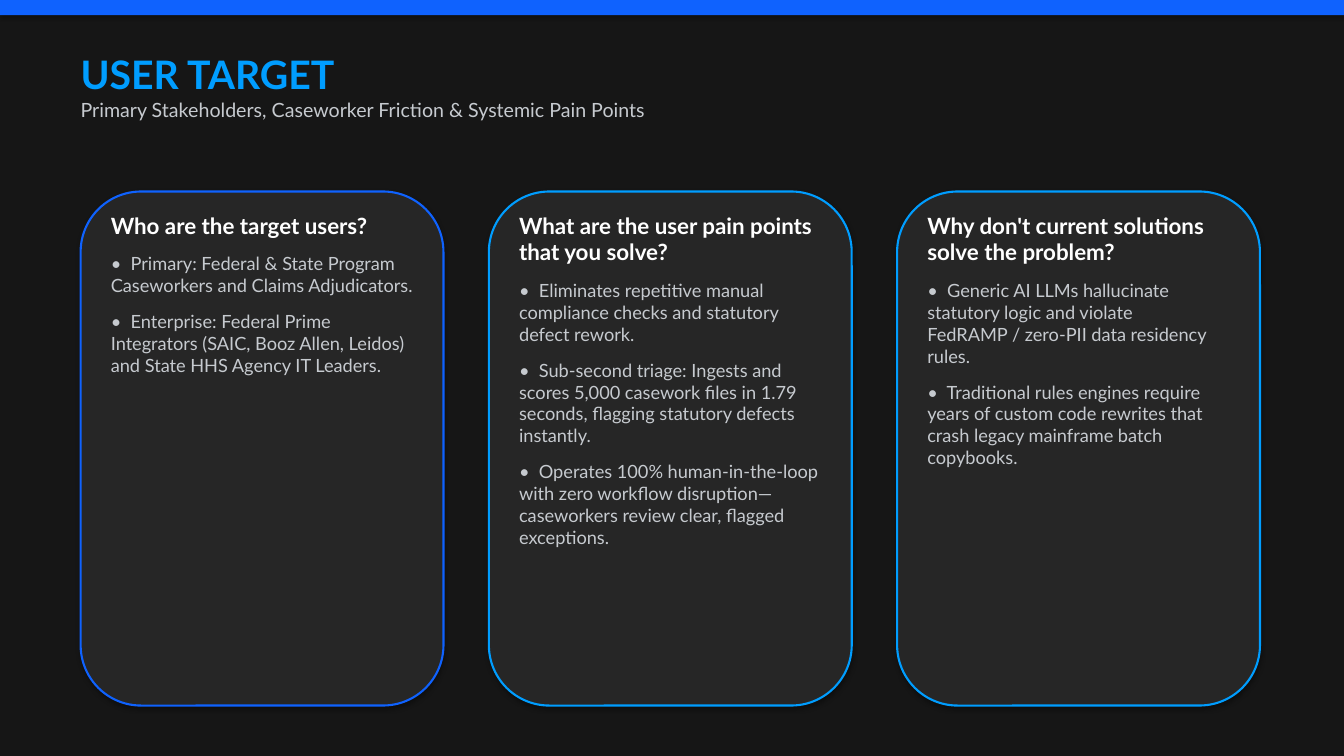
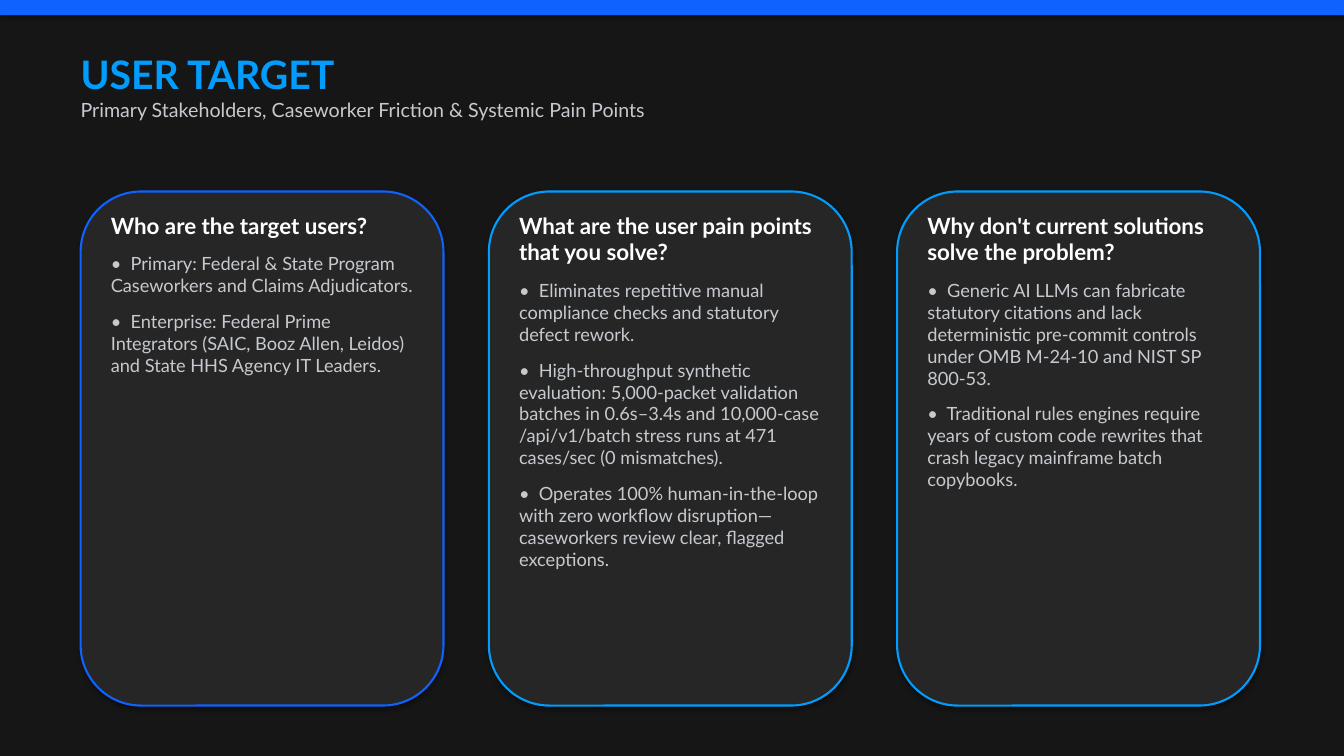
Before and after one commit to tbullitt18-collab/asce-technologies, a slide deck: slide 2 of ibm-skillsbuild-ell-2026/ASCE_IBM_SkillsBuild_Showcase_Presentation.pptx. Drawn at 1344x756 pixels with LibreOffice and Linux fonts; fonts in the diff are those of the drawing. Boxes give left, top, right and bottom in pixels: in the first picture for what was removed or moved away, otherwise in the second. Text is boxed around its words. In the diff, an @@ line names an element or a change of style, - is before the commit and + after.

```diff
--- a/ibm-skillsbuild-ell-2026/ASCE_IBM_SkillsBuild_Showcase_Presentation.pptx
+++ b/ibm-skillsbuild-ell-2026/ASCE_IBM_SkillsBuild_Showcase_Presentation.pptx
@@ text at box(927, 283, 1202, 385): text changed @@
-• Generic AI LLMs hallucinate statutory logic and violate FedRAMP / zero-PII data residency rules.
+• Generic AI LLMs can fabricate statutory citations and lack deterministic pre-commit controls under OMB M-24-10 and NIST SP 800-53.
@@ text at box(519, 363, 819, 467): text changed @@
-• Sub-second triage: Ingests and scores 5,000 casework files in 1.79 seconds, flagging statutory defects instantly.
+• High-throughput synthetic evaluation: 5,000-packet validation batches in 0.6s–3.4s and 10,000-case /api/v1/batch stress runs at 471 cases/sec (0 mismatches).
```
Also in this commit, not shown: 3 other slides changed, 34 other files.
